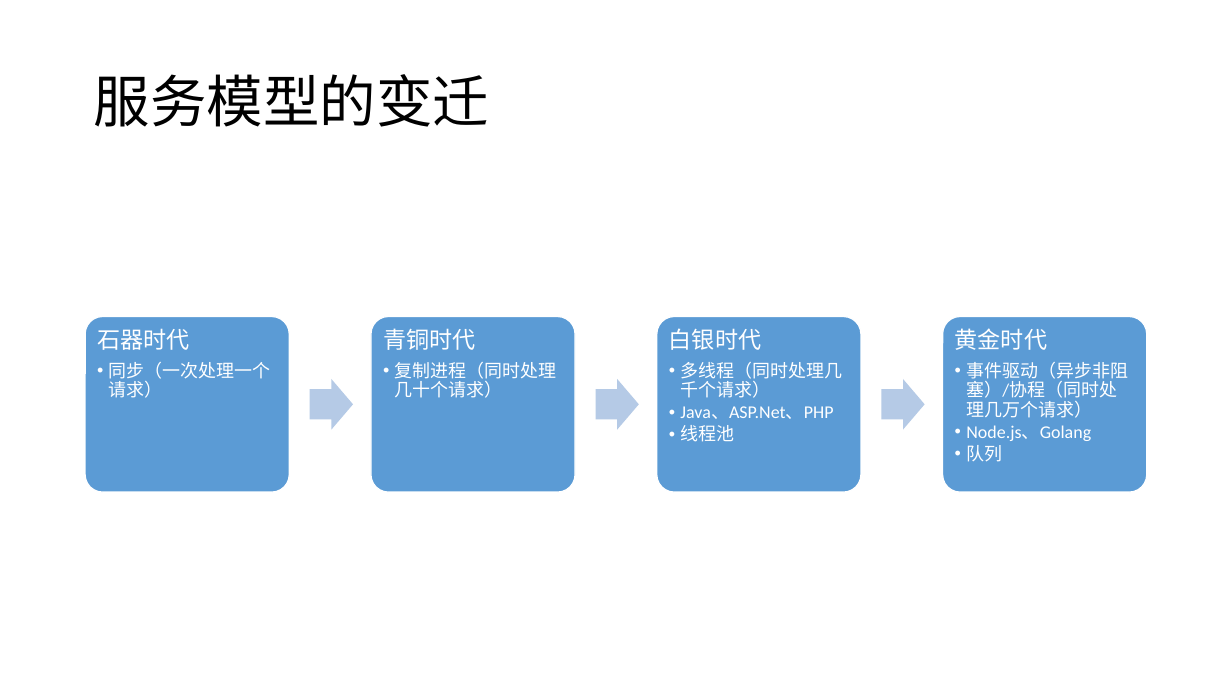
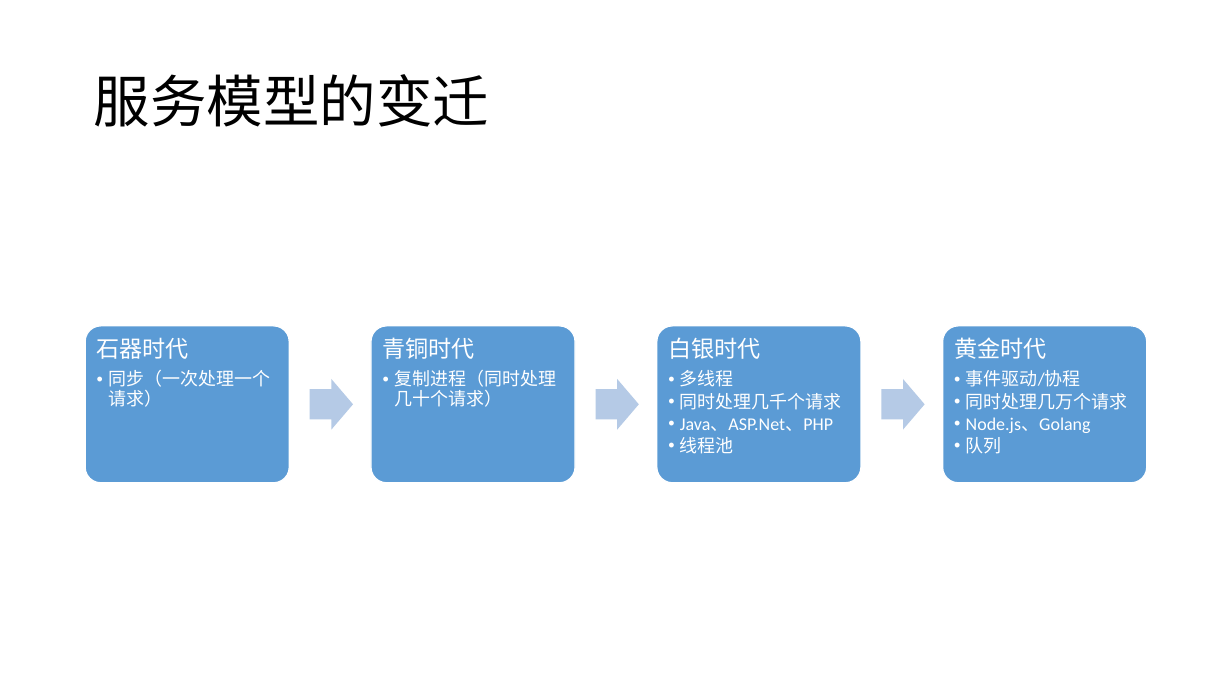
Before and after one commit to haoxuebing/Node-, a slide deck: slide 2 of node后端技术分享.pptx. Drawn at 1232x693 pixels with LibreOffice and Linux fonts; fonts in the diff are those of the drawing. Boxes give left, top, right and bottom in pixels: in the first picture for what was removed or moved away, otherwise in the second. Text is boxed around its words. In the diff, an @@ line names an element or a change of style, - is before the commit and + after.

```diff
--- a/node后端技术分享.pptx
+++ b/node后端技术分享.pptx
@@ rounded rectangle: place and size @@
-rounded rectangle at [85, 317, 289, 493]
+rounded rectangle at [85, 326, 289, 483]
@@ rounded rectangle: place and size @@
-rounded rectangle at [372, 317, 576, 493]
+rounded rectangle at [372, 326, 576, 483]
@@ rounded rectangle: place and size @@
-rounded rectangle at [657, 317, 861, 493]
+rounded rectangle at [657, 326, 861, 483]
@@ rounded rectangle: place and size @@
-rounded rectangle at [943, 317, 1147, 493]
+rounded rectangle at [943, 326, 1147, 483]
@@ text "石器时代": place and size @@
-text "石器时代" at [97, 328, 271, 398]
+text "石器时代" at [97, 337, 270, 407]
@@ text "青铜时代": place and size @@
-text "青铜时代" at [383, 328, 557, 398]
+text "青铜时代" at [383, 337, 556, 407]
@@ text "白银时代": place and size @@
-text "白银时代" at [669, 328, 842, 442]
+text "白银时代" at [668, 337, 842, 454]
@@ text "黄金时代": place and size @@
-text "黄金时代" at [955, 328, 1128, 462]
+text "黄金时代" at [954, 337, 1128, 454]
@@ text at [680, 370, 842, 410]: text changed @@
-  •• 多线程（同时处理几千个请求）
+  •• 多线程
+  •• 同时处理几千个请求
@@ text at [966, 370, 1128, 410]: text changed @@
-  •• 事件驱动（异步非阻塞）/协程（同时处理几万个请求）
+  •• 事件驱动/协程
+  •• 同时处理几万个请求
```
